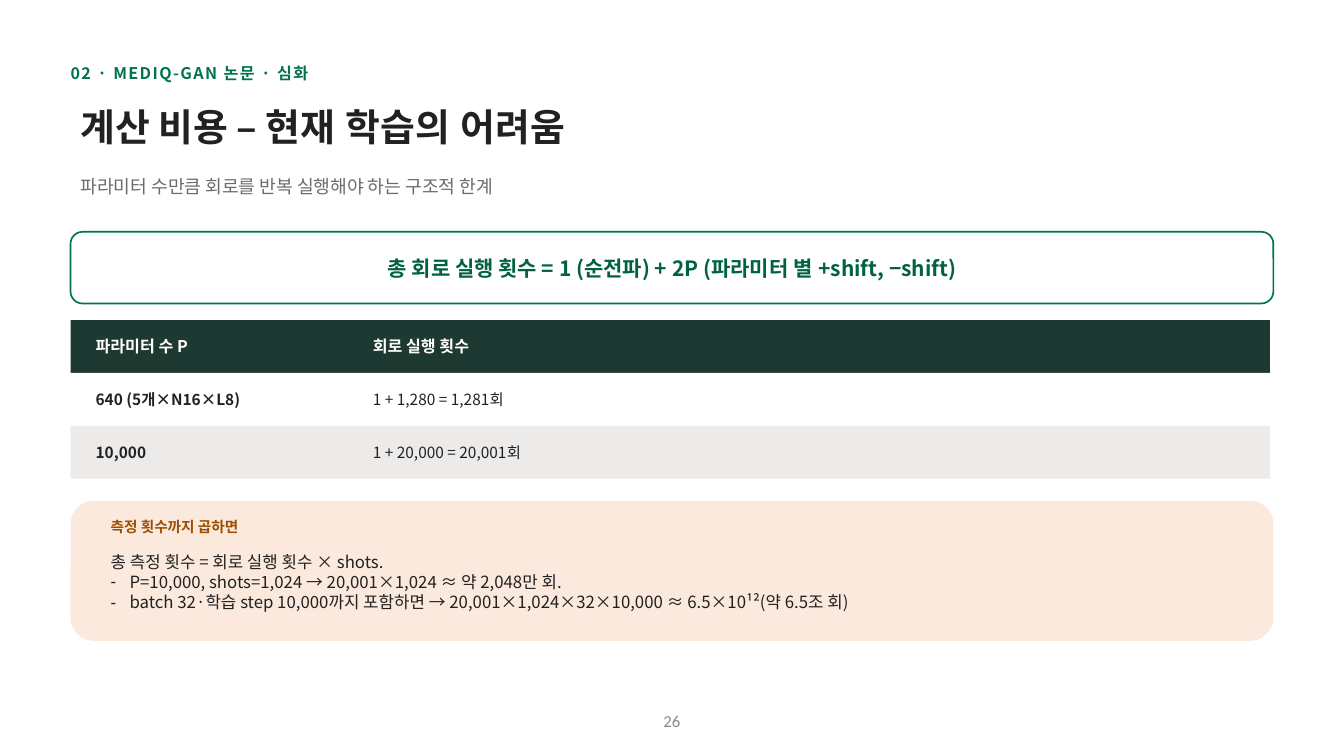
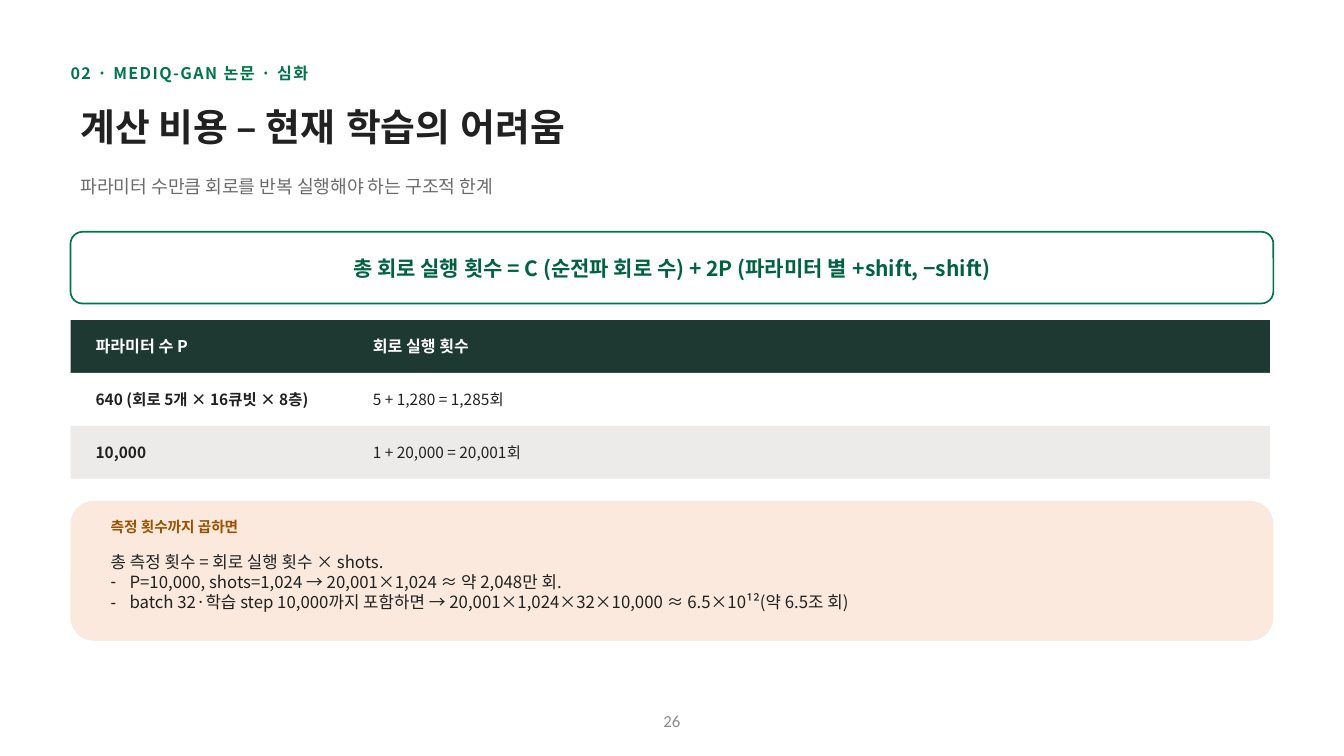
Before and after one commit to hyunhp/skin_disease_qml, a slide deck: slide 26 of practice/day1_slides/day1_theory_slides.pptx. Drawn at 1344x756 pixels with LibreOffice and Linux fonts; fonts in the diff are those of the drawing. Boxes give left, top, right and bottom in pixels: in the first picture for what was removed or moved away, otherwise in the second. Text is boxed around its words. In the diff, an @@ line names an element or a change of style, - is before the commit and + after.

```diff
--- a/practice/day1_slides/day1_theory_slides.pptx
+++ b/practice/day1_slides/day1_theory_slides.pptx
@@ text at [353,255,990,281]: text changed @@
-총 회로 실행 횟수 = 1 (순전파) + 2P (파라미터 별 +shift, −shift)
+총 회로 실행 횟수 = C (순전파 회로 수) + 2P (파라미터 별 +shift, −shift)
@@ text at [96,392,308,408]: text changed @@
-640 (5개×N16×L8)
+640 (회로 5개 × 16큐빗 × 8층)
@@ text at [373,392,504,408]: text changed @@
-1 + 1,280 = 1,281회
+5 + 1,280 = 1,285회
```
Also in this commit, not shown: 15 other slides changed, 1 other file.
